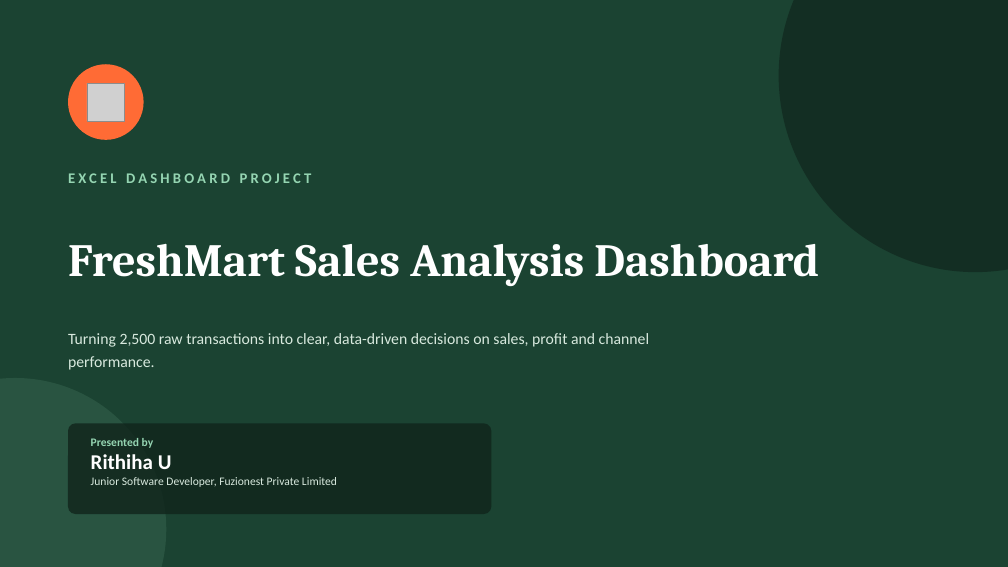
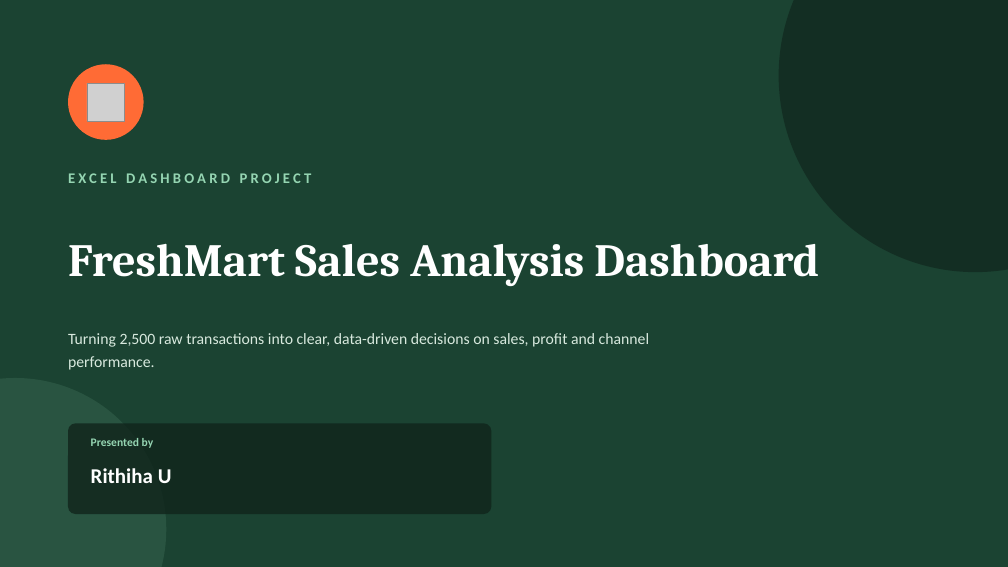
Before and after one commit to Rithi-20/Rithiha, a slide deck: slide 1 of Excel/Project/Freshmart/FreshMart_Sales_Dashboard_Presentation.pptx. Drawn at 1008x567 pixels with LibreOffice and Linux fonts; fonts in the diff are those of the drawing; grey boxes stand for pictures. Boxes give left, top, right and bottom in pixels: in the first picture for what was removed or moved away, otherwise in the second. Text is boxed around its words. In the diff, an @@ line names an element or a change of style, - is before the commit and + after.

Commit message:
Added ppt and readme file for novatech and aerohome

```diff
--- a/Excel/Project/Freshmart/FreshMart_Sales_Dashboard_Presentation.pptx
+++ b/Excel/Project/Freshmart/FreshMart_Sales_Dashboard_Presentation.pptx
@@ text at bbox=[91, 438, 172, 483]: text changed; text colour #D8E9DE to #95D5B2; bold on @@
-Presented by
-Rithiha U
-Junior Software Developer, Fuzionest Private Limited
+Presented by
+Rithiha U
```
Also in this commit, not shown: 20 other files.
